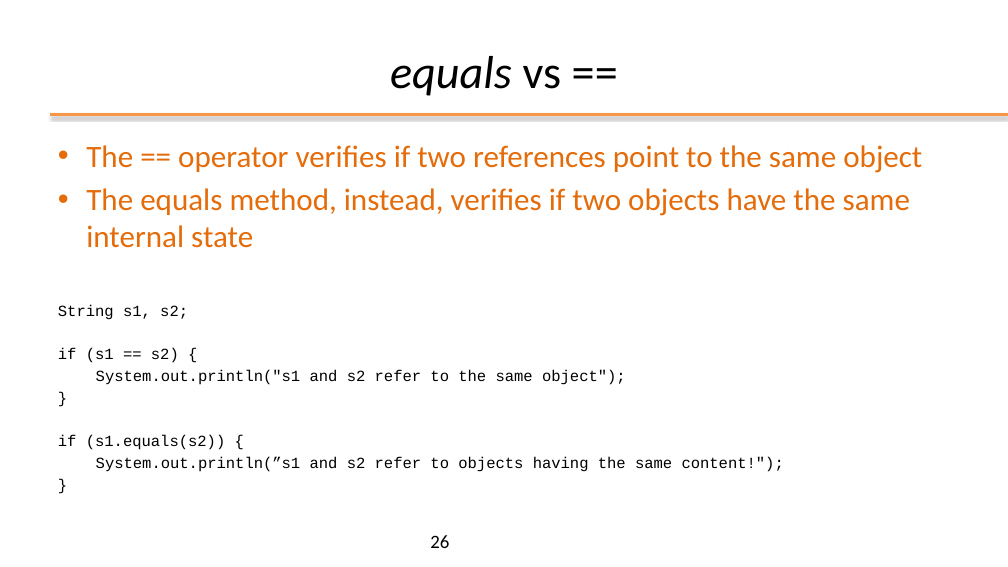
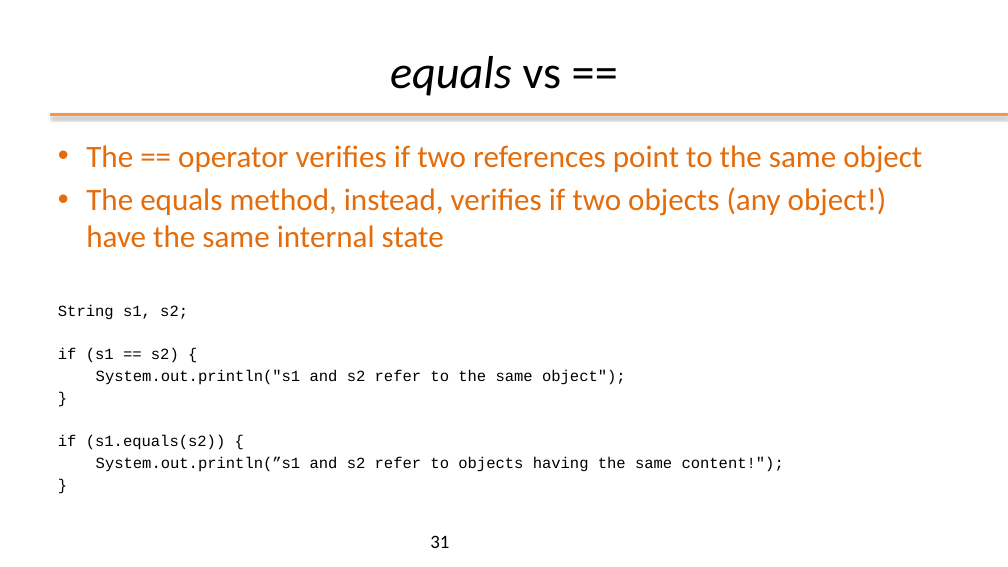
Before and after one commit to plctechnician/ooprogramming, a slide deck: slide 31 of java/slides/ppt/02 - Java Basics.pptx (slide 26 before the commit). Drawn at 1008x567 pixels with LibreOffice and Linux fonts; fonts in the diff are those of the drawing; background and template pictures are left out. Boxes give left, top, right and bottom in pixels: in the first picture for what was removed or moved away, otherwise in the second. Text is boxed around its words. In the diff, an @@ line names an element or a change of style, - is before the commit and + after.

```diff
--- a/java/slides/ppt/02 - Java Basics.pptx
+++ b/java/slides/ppt/02 - Java Basics.pptx
@@ text at [86, 187, 887, 248]: text changed @@
-• The equals method, instead, verifies if two objects have the same internal state
+• The equals method, instead, verifies if two objects (any object!) have the same internal state
@@ page number at [430, 535, 449, 548]: text changed @@
-26
+31
```
Also in this commit, not shown: 12 other slides changed, 6 slides added, 18 other files.
